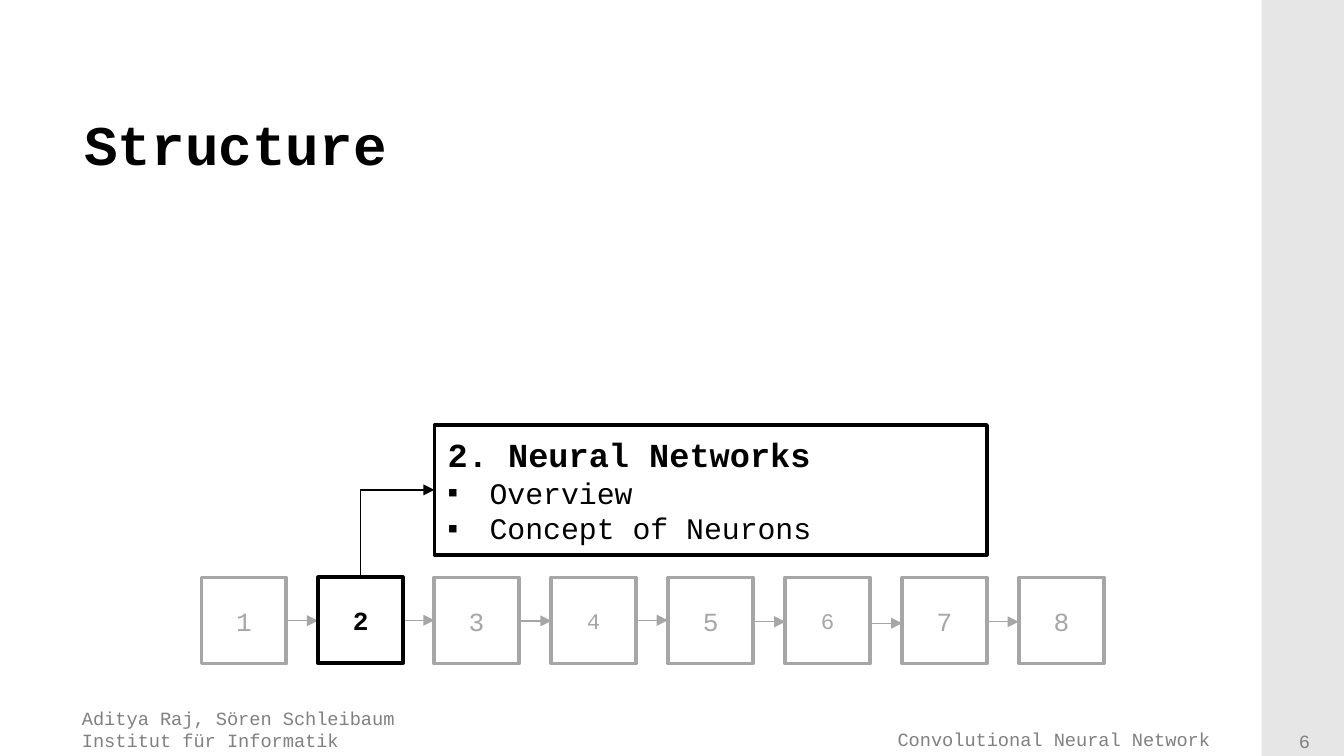
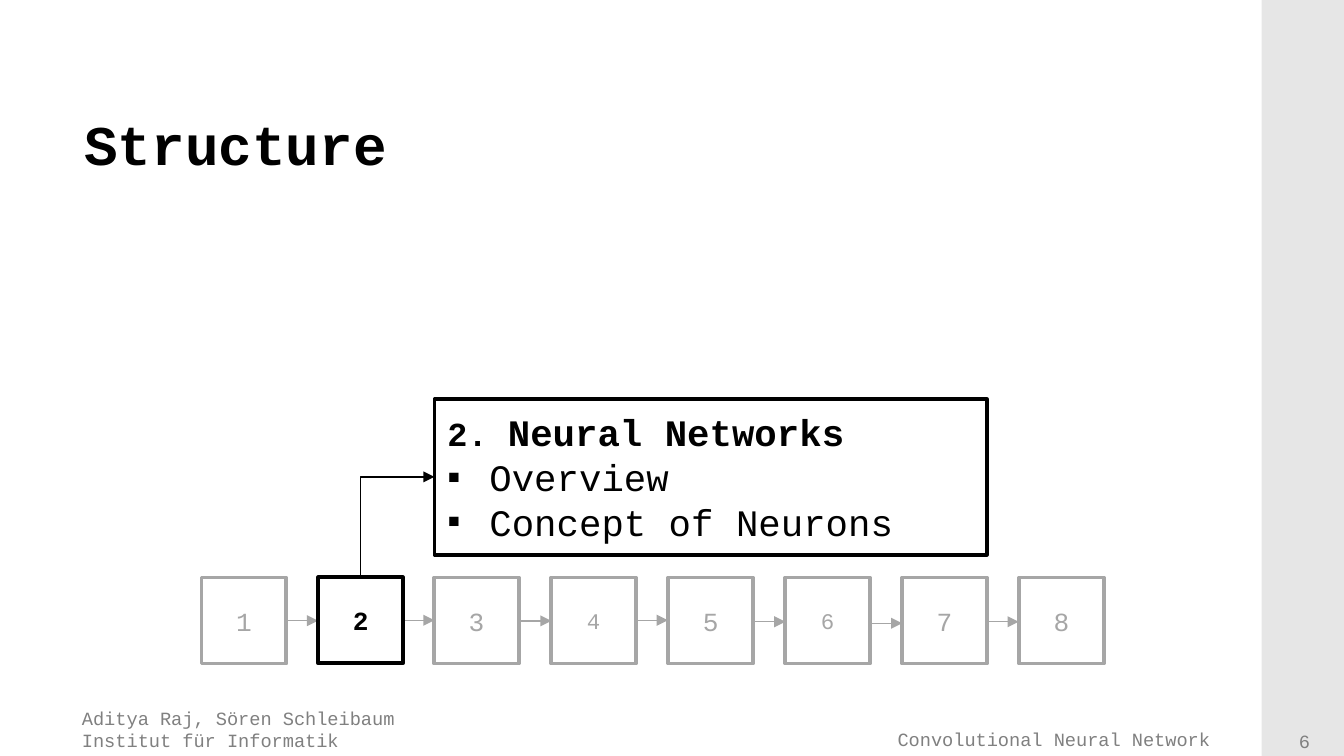
Before and after one commit to adityaraj52/ConvNet, a slide deck: slide 6 of Presentation/Final presentation/Presentation.pptx. Drawn at 1344x756 pixels with LibreOffice and Linux fonts; fonts in the diff are those of the drawing; background and template pictures are left out. Boxes give left, top, right and bottom in pixels: in the first picture for what was removed or moved away, otherwise in the second. Text is boxed around its words. In the diff, an @@ line names an element or a change of style, - is before the commit and + after.

```diff
--- a/Presentation/Final presentation/Presentation.pptx
+++ b/Presentation/Final presentation/Presentation.pptx
@@ text "2. Neural Networks": place and size @@
-text "2. Neural Networks" at (448,443,811,546)
+text "2. Neural Networks" at (447,419,893,544)
@@ text "2. Neural Networks" at (447,419,893,544): size 18 to 20 pt in "Neural Networks"; size 16 to 20 pt in "Overview", "Concept of Neurons" @@
@@ rectangle: place and size @@
-rectangle at (434,425,986,554)
+rectangle at (434,399,986,555)
@@ elbow arrow moved from (360, 578) - (434, 491) to (360, 578) - (434, 477) @@
```
Also in this commit, not shown: 42 other slides changed, 5 slides added, 1 other file.
